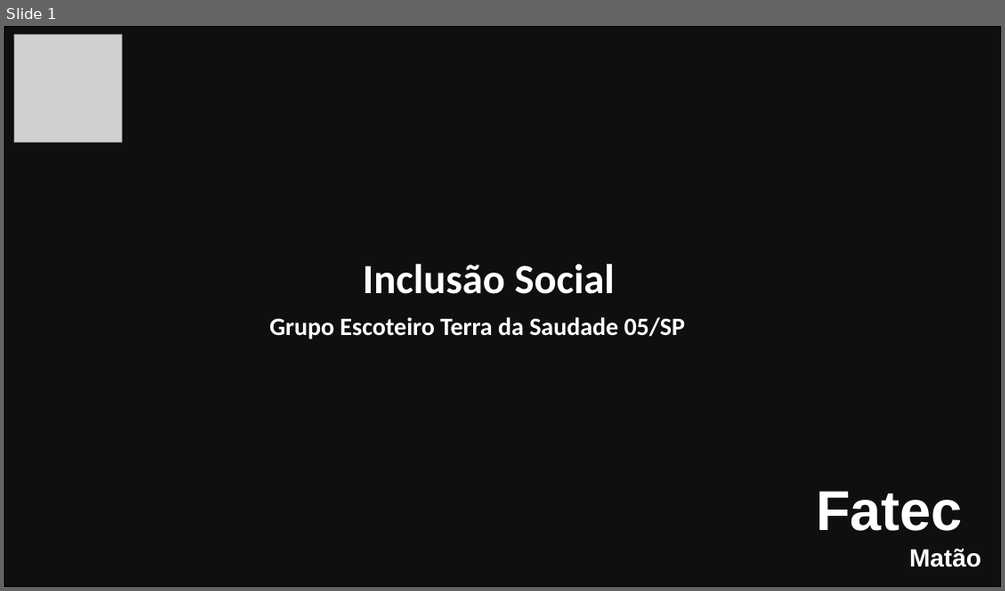
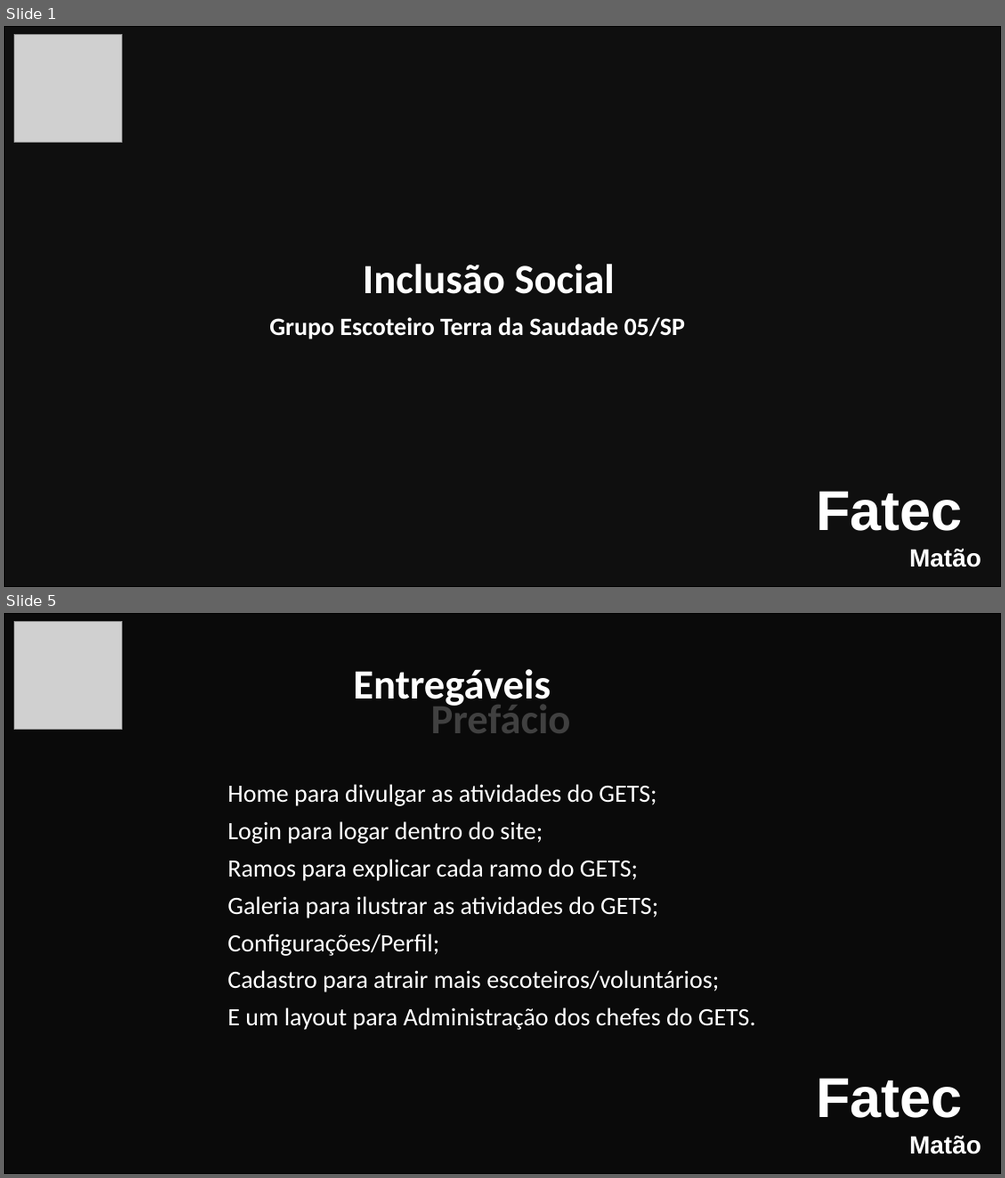
Before and after one commit to Interdisciplinary-Project/Documents, a slide deck: Apresentação-Projeto 13-06.pptx. Shown one above the other, each under a label of ours: slide 1 before the commit, slides 1 and 5 after it; the slides between them are not shown. The pictures are 1005x591 and 1005x1178 pixels, drawn with LibreOffice and Linux fonts; fonts in the diff are those of the drawing; grey boxes stand for pictures; background and template pictures are left out; a plain dark background stands for a picture behind light text. Boxes give left, top, right and bottom in pixels: in the first picture for what was removed or moved away, otherwise in the second. Text is boxed around its words. In the diff, an @@ line names an element or a change of style, - is before the commit and + after.

```diff
--- a/Apresentação-Projeto 13-06.pptx
+++ b/Apresentação-Projeto 13-06.pptx
@@ slide 5 added at [4, 613, 1001, 1174], background picture (left out) @@
@@ rectangle added at [4, 613, 1001, 1174], fill #000000 at 75% opacity, outline #000000 1.5 pt @@
@@ picture added at [15, 621, 122, 729] @@
@@ text added at [353, 669, 550, 709], 40 pt, text #FFFFFF, bold @@
+Entregáveis
@@ text added at [431, 698, 571, 733], 40 pt, text #FFFFFF, bold @@
+Prefácio
@@ subtitle added at [227, 784, 756, 1030], 24 pt, text #FFFFFF @@
+Home para divulgar as atividades do GETS;
+Login para logar dentro do site;
+Ramos para explicar cada ramo do GETS;
+Galeria para ilustrar as atividades do GETS;
+Configurações/Perfil;
+Cadastro para atrair mais escoteiros/voluntários;
+E um layout para Administração dos chefes do GETS.
@@ text added at [816, 1078, 981, 1154], 54 pt, text #FFFFFF, bold @@
+Fatec
+Matão
```
Also in this commit, not shown: 9 slides changed, 6 other slides added.
